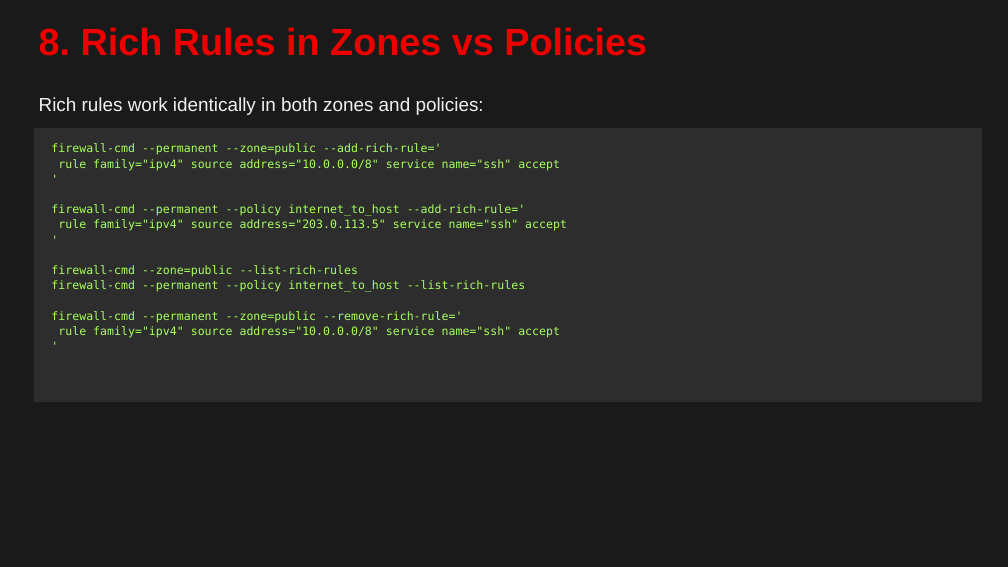
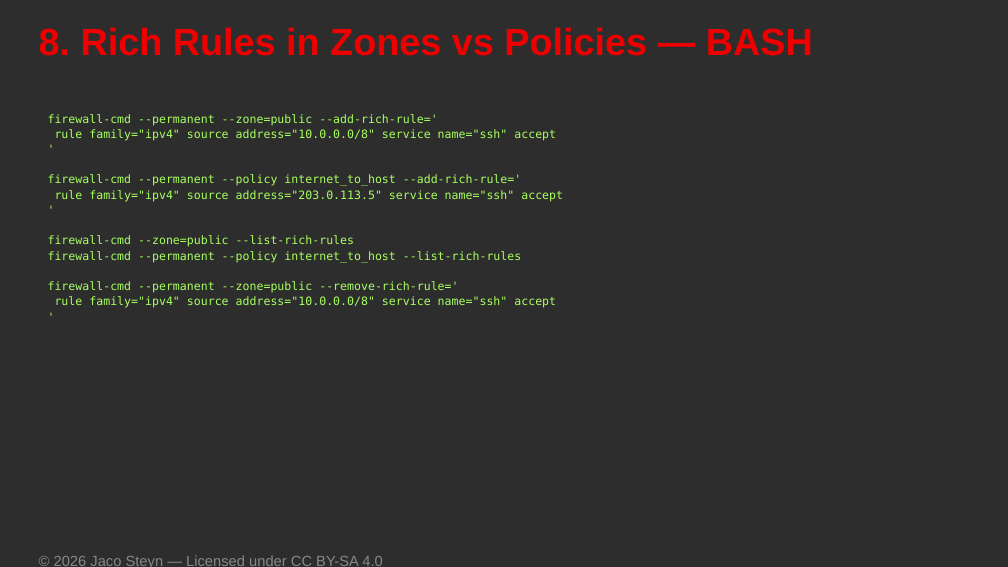
Before and after one commit to UncleJS/course_firewalld, a slide deck: slide 18 of slides/06-rich-rules.odp (slide 17 before the commit). Drawn at 1008x567 pixels with LibreOffice and Linux fonts; fonts in the diff are those of the drawing. Boxes give left, top, right and bottom in pixels: in the first picture for what was removed or moved away, otherwise in the second. Text is boxed around its words. In the diff, an @@ line names an element or a change of style, - is before the commit and + after.

```diff
--- a/slides/06-rich-rules.odp
+++ b/slides/06-rich-rules.odp
@@ background #1A1A1A to #2D2D2D @@
@@ text at [39,27,813,56]: text changed @@
-8. Rich Rules in Zones vs Policies
+8. Rich Rules in Zones vs Policies — BASH
@@ text "firewall-cmd --permanent --zone=public --add-rich-rule=' rul ..." rewrapped from [33,128,982,401] to [48,114,563,308] @@
@@ text removed at [39,97,484,115] @@
-Rich rules work identically in both zones and policies:
@@ text added at [54,555,382,567], 14 pt, text #888888 @@
+© 2026 Jaco Steyn — Licensed under CC BY-SA 4.0
```
Also in this commit, not shown: 26 other slides changed, 3 slides added, 33 other files.
